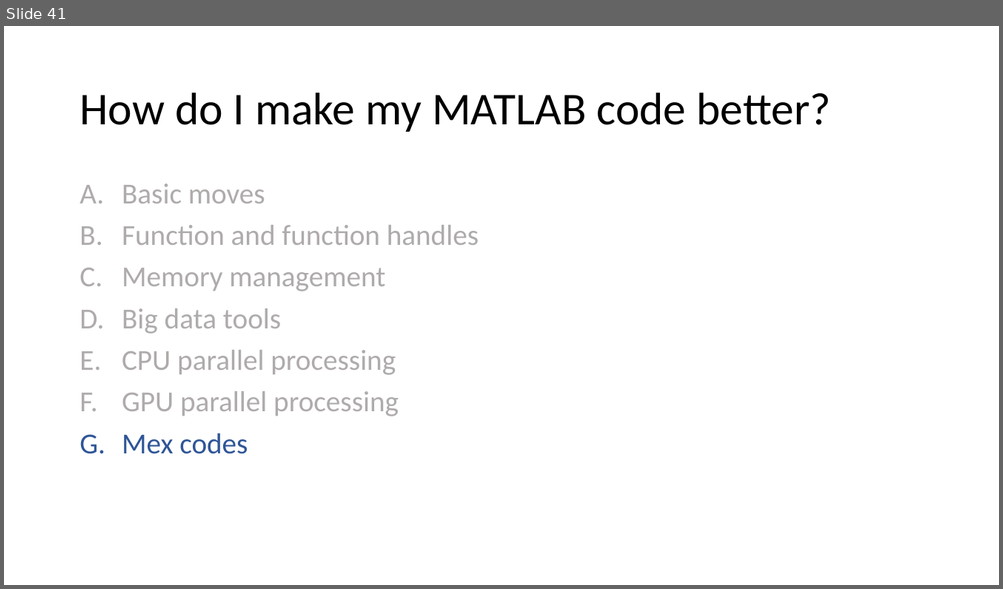
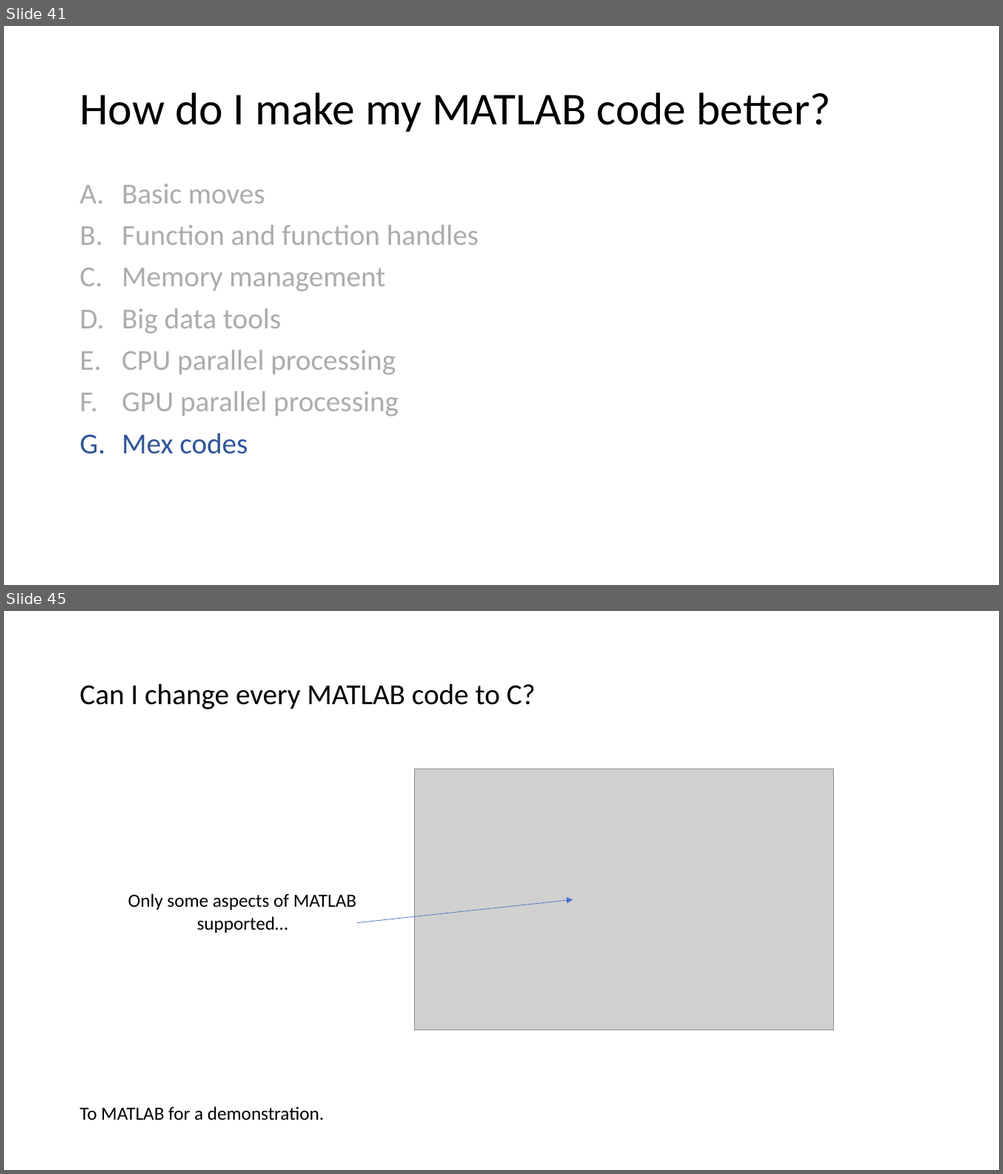
Before and after one commit to viveksgr/MATLAB_workshop, a slide deck: Advanced MATLAB Workshop.pptx. Shown one above the other, each under a label of ours: slide 41 before the commit, slides 41 and 45 after it; the slides between them are not shown. The pictures are 1003x589 and 1003x1174 pixels, drawn with LibreOffice and Linux fonts; fonts in the diff are those of the drawing; grey boxes stand for pictures. Boxes give left, top, right and bottom in pixels: in the first picture for what was removed or moved away, otherwise in the second. Text is boxed around its words. In the diff, an @@ line names an element or a change of style, - is before the commit and + after.

```diff
--- a/Advanced MATLAB Workshop.pptx
+++ b/Advanced MATLAB Workshop.pptx
@@ slide 45 added at [4, 611, 999, 1170], background #FFFFFF @@
@@ title added at [79, 684, 535, 709], 28 pt, text #000000 @@
+Can I change every MATLAB code to C?
@@ picture added at [415, 769, 834, 1031] @@
@@ text added at [128, 894, 356, 933], 18 pt, text #000000 @@
+Only some aspects of MATLAB supported…
@@ arrow added from (357, 923) to (572, 900), #4472C4 0.5 pt @@
@@ text added at [79, 1107, 324, 1121], 18 pt, text #000000 @@
+To MATLAB for a demonstration.
```
Also in this commit, not shown: 5 slides changed, 4 other slides added, 7 other files.
